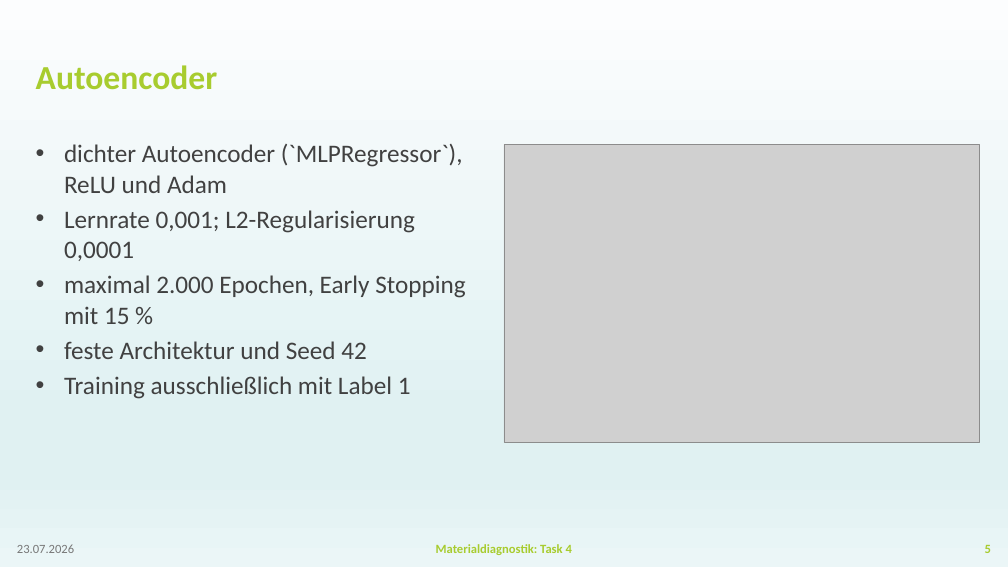
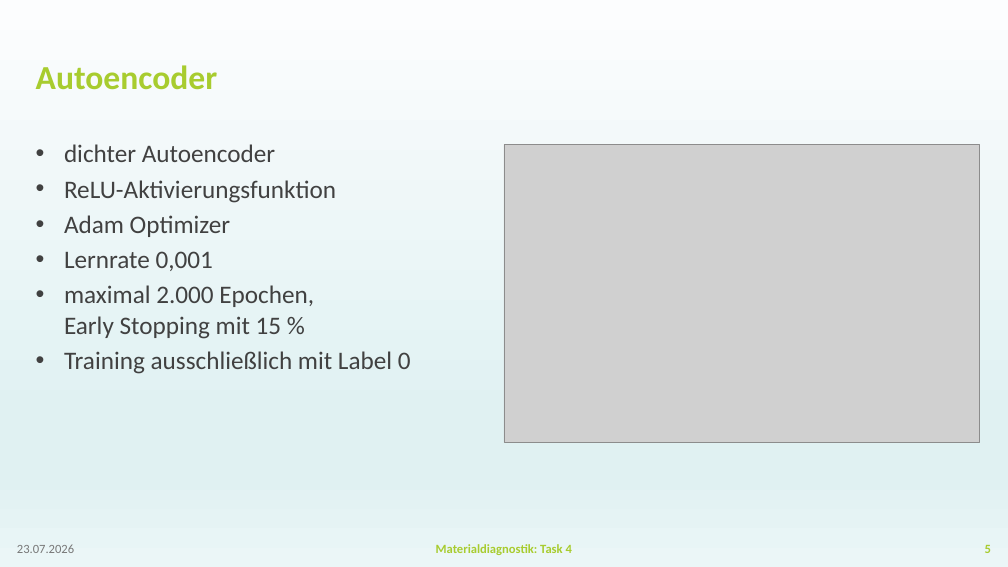
Before and after one commit to BGielczynski/AI_diagnostics, a slide deck: slide 5 of Task_4/Presentation_Task4.pptx. Drawn at 1008x567 pixels with LibreOffice and Linux fonts; fonts in the diff are those of the drawing; grey boxes stand for pictures; background and template pictures are left out. Boxes give left, top, right and bottom in pixels: in the first picture for what was removed or moved away, otherwise in the second. Text is boxed around its words. In the diff, an @@ line names an element or a change of style, - is before the commit and + after.

Commit message:
final pptx added

```diff
--- a/Task_4/Presentation_Task4.pptx
+++ b/Task_4/Presentation_Task4.pptx
@@ text at [64,144,336,271]: text changed @@
-• dichter Autoencoder (`MLPRegressor`), ReLU und Adam
-• Lernrate 0,001; L2-Regularisierung 0,0001
+• dichter Autoencoder
+• ReLU-Aktivierungsfunktion
+• Adam Optimizer
+• Lernrate 0,001
@@ text at [64,351,411,374]: text changed @@
-• feste Architektur und Seed 42
-• Training ausschließlich mit Label 1
+• Training ausschließlich mit Label 0
```
Also in this commit, not shown: 4 other slides changed.
